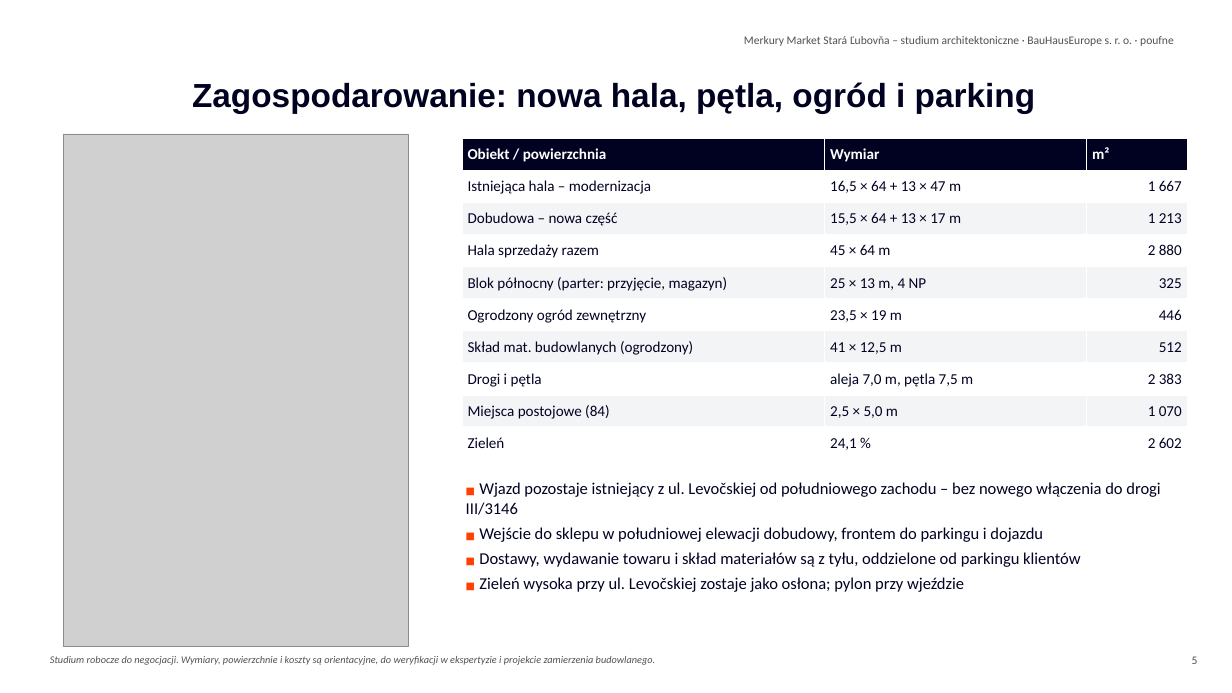
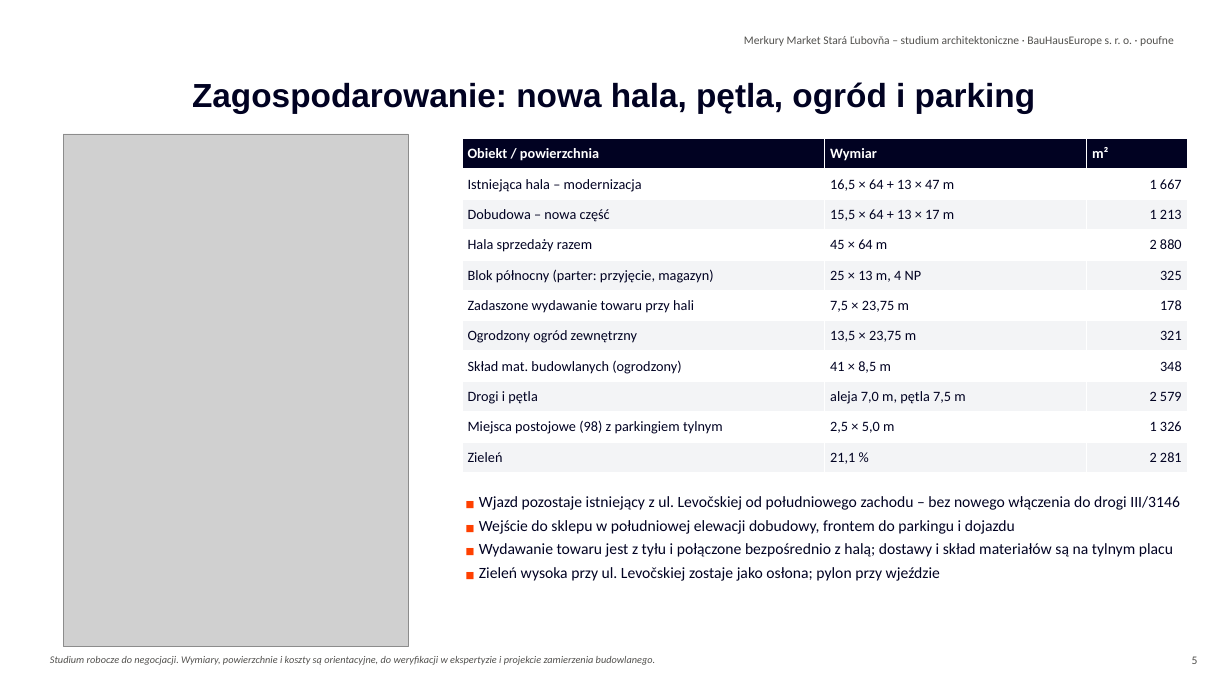
Before and after one commit to Lubo585/Lubo585, a slide deck: slide 5 of business-plan/studia-merkury-market/variant-B-sanacia/Merkury_Market_Stara_Lubovna_wariant_B_modernizacja_dobudowa_PL.pptx. Drawn at 1232x693 pixels with LibreOffice and Linux fonts; fonts in the diff are those of the drawing; grey boxes stand for pictures; background and template pictures are left out. Boxes give left, top, right and bottom in pixels: in the first picture for what was removed or moved away, otherwise in the second. Text is boxed around its words. In the diff, an @@ line names an element or a change of style, - is before the commit and + after.

```diff
--- a/business-plan/studia-merkury-market/variant-B-sanacia/Merkury_Market_Stara_Lubovna_wariant_B_modernizacja_dobudowa_PL.pptx
+++ b/business-plan/studia-merkury-market/variant-B-sanacia/Merkury_Market_Stara_Lubovna_wariant_B_modernizacja_dobudowa_PL.pptx
@@ table at (x1=462, y1=139, x2=1187, y2=472) @@
-row 6: Ogrodzony ogród zewnętrzny | 23,5 × 19 m | 446
-row 7: Skład mat. budowlanych (ogrodzony) | 41 × 12,5 m | 512
-row 8: Drogi i pętla | aleja 7,0 m, pętla 7,5 m | 2 383
-row 9: Miejsca postojowe (84) | 2,5 × 5,0 m | 1 070
-row 10: Zieleń | 24,1 % | 2 602
+row 6: Zadaszone wydawanie towaru przy hali | 7,5 × 23,75 m | 178
+row 7: Ogrodzony ogród zewnętrzny | 13,5 × 23,75 m | 321
+row 8: Skład mat. budowlanych (ogrodzony) | 41 × 8,5 m | 348
+row 9: Drogi i pętla | aleja 7,0 m, pętla 7,5 m | 2 579
+row 10: Miejsca postojowe (98) z parkingiem tylnym | 2,5 × 5,0 m | 1 326
+row 11: Zieleń | 21,1 % | 2 281
@@ text "■ Wjazd pozostaje istniejący z ..." moved from (x1=466, y1=482, x2=1160, y2=592) to (x1=479, y1=496, x2=1180, y2=581) @@
@@ text at (x1=479, y1=496, x2=1180, y2=581): size 7.7 to 7.3 pt in "■", "■", "■"; size 12.9 to 12.2 pt in "Wjazd pozostaje istniejący z ul. Levočskiej od ...", "Wejście do sklepu w południowej elewacji dobudowy, ...", "Zieleń wysoka przy ul. Levočskiej zostaje jako ..." @@
@@ text at (x1=479, y1=543, x2=1173, y2=557): text changed; size 12.9 to 12.2 pt @@
-■ Dostawy, wydawanie towaru i skład materiałów są z tyłu, oddzielone od parkingu klientów
+■ Wydawanie towaru jest z tyłu i połączone bezpośrednio z halą; dostawy i skład materiałów są na tylnym placu
```
Also in this commit, not shown: 19 other slides changed, 1 slide added, 26 other files.
